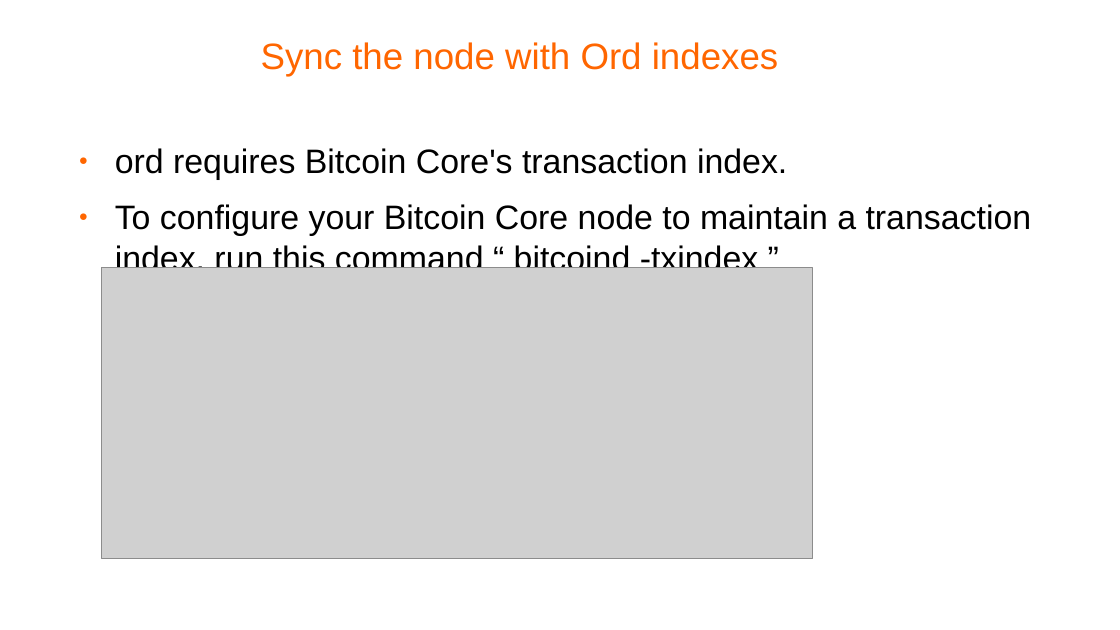
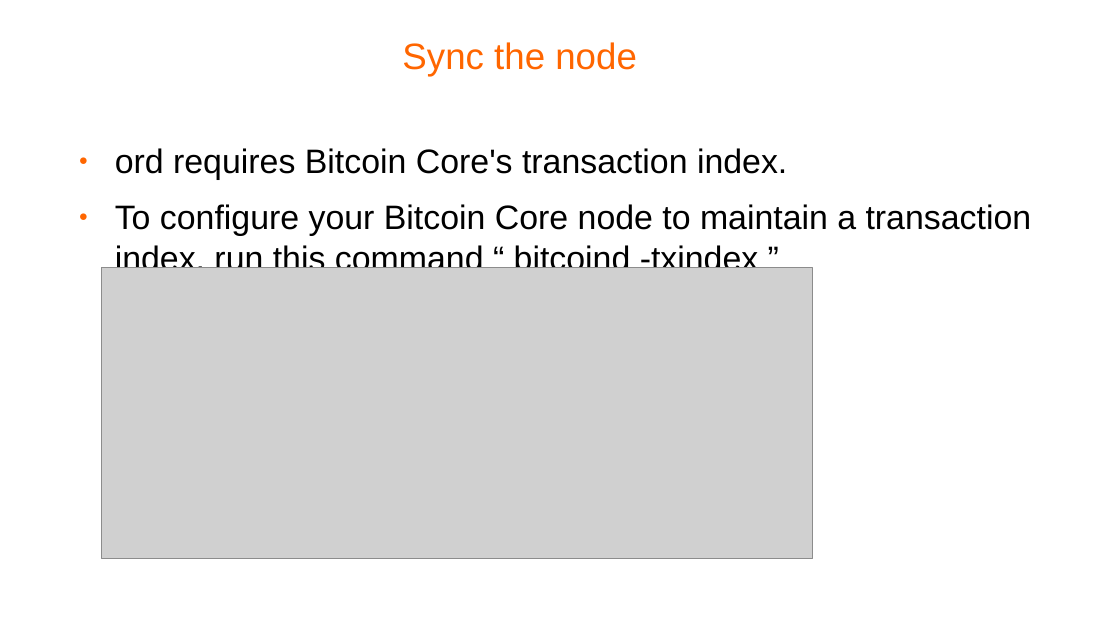
Before and after one commit to ranaahsanansar/BlcokchainTraning, a slide deck: slide 10 of FinalProject/BTC NFT Ordinal Protocol.odp. Drawn at 1120x630 pixels with LibreOffice and Linux fonts; fonts in the diff are those of the drawing; grey boxes stand for pictures; background and template pictures are left out. Boxes give left, top, right and bottom in pixels: in the first picture for what was removed or moved away, otherwise in the second. Text is boxed around its words. In the diff, an @@ line names an element or a change of style, - is before the commit and + after.

```diff
--- a/FinalProject/BTC NFT Ordinal Protocol.odp
+++ b/FinalProject/BTC NFT Ordinal Protocol.odp
@@ title at bbox=[402, 42, 637, 76]: text changed @@
-Sync the node with Ord indexes
+Sync the node
```
Also in this commit, not shown: 2 other slides changed, 10 other files.
